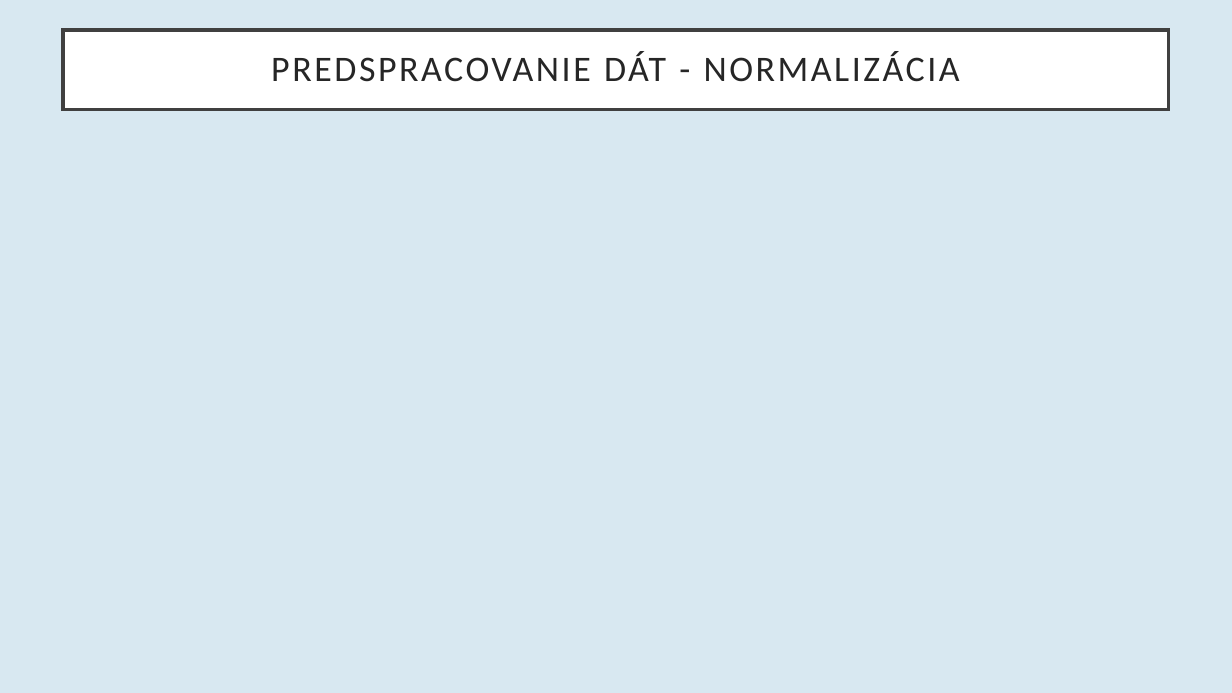
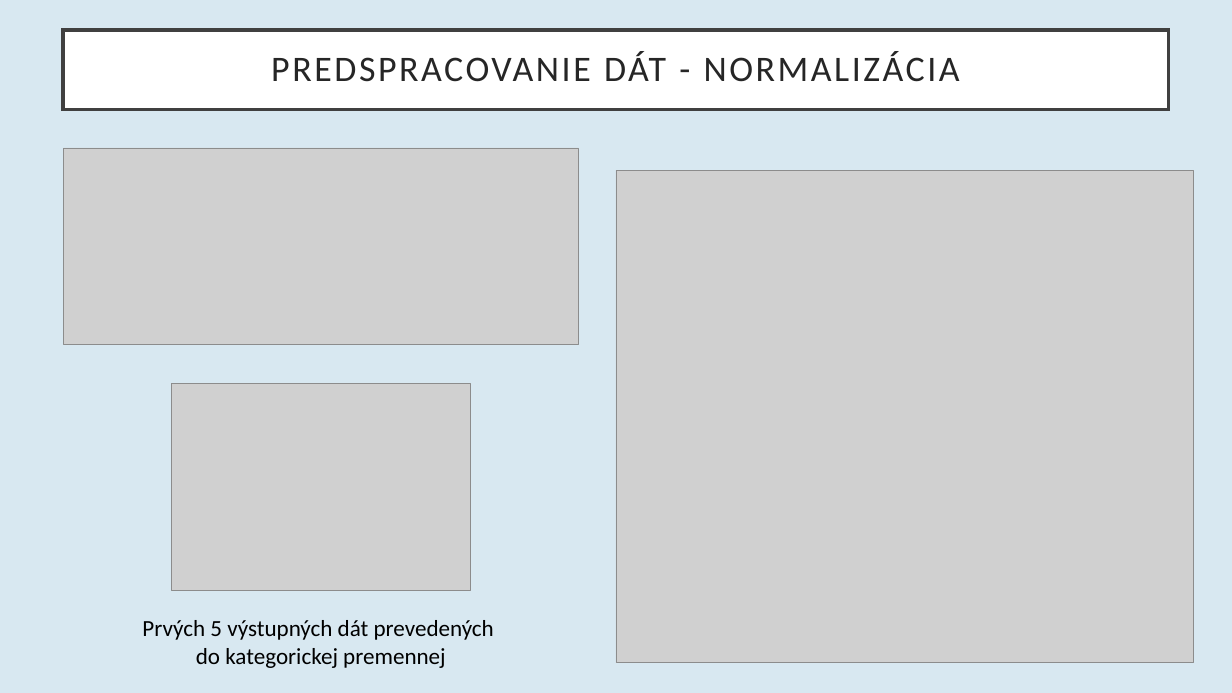
Before and after one commit to georgeob/Drzik_NS2021, a slide deck: slide 4 of Klasifikácia zdravia ľudského plodu na základe údajov CTG.pptx. Drawn at 1232x693 pixels with LibreOffice and Linux fonts; fonts in the diff are those of the drawing; grey boxes stand for pictures. Boxes give left, top, right and bottom in pixels: in the first picture for what was removed or moved away, otherwise in the second. Text is boxed around its words. In the diff, an @@ line names an element or a change of style, - is before the commit and + after.

```diff
--- a/Klasifikácia zdravia ľudského plodu na základe údajov CTG.pptx
+++ b/Klasifikácia zdravia ľudského plodu na základe údajov CTG.pptx
@@ picture added at (64,148,579,345) @@
@@ picture added at (616,170,1194,663) @@
@@ picture added at (171,384,470,591) @@
@@ text added at (142,620,494,668), 18 pt, text #000000 @@
+Prvých 5 výstupných dát prevedených
+do kategorickej premennej
```
Also in this commit, not shown: 4 other slides changed, 4 slides added.
